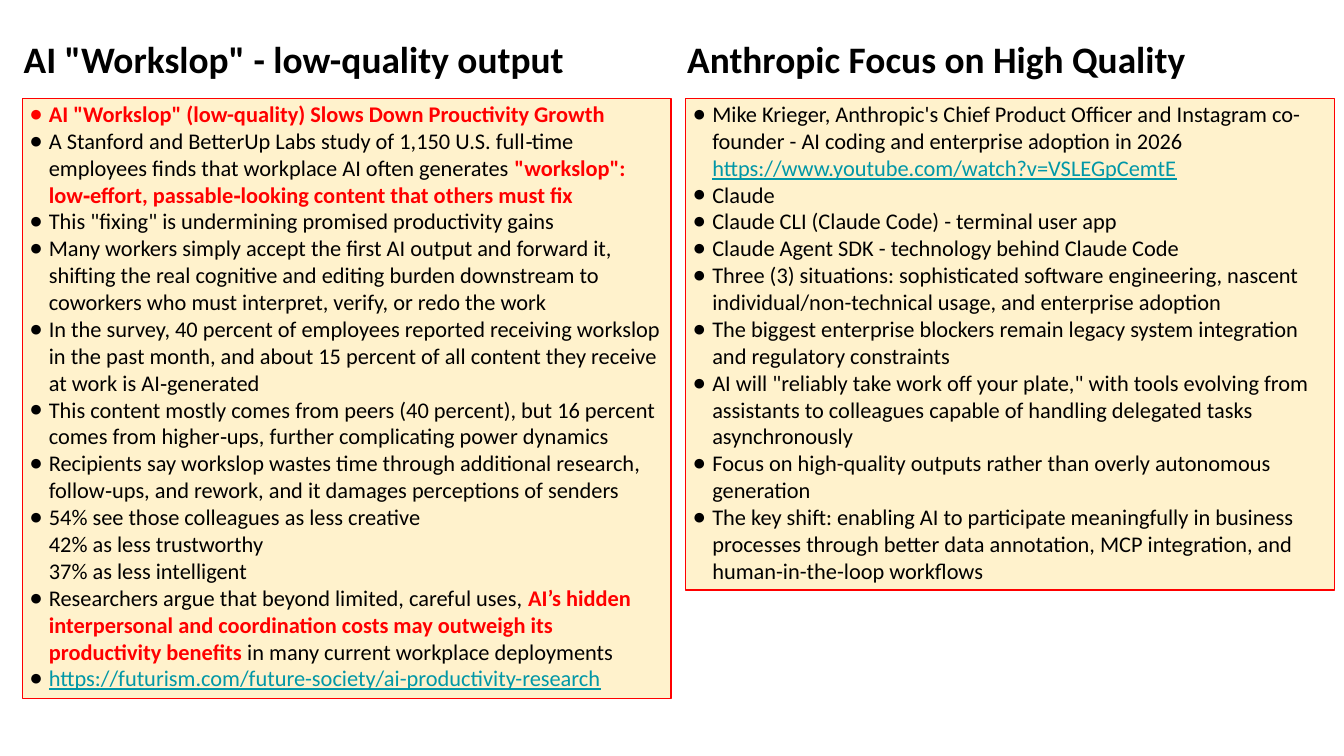
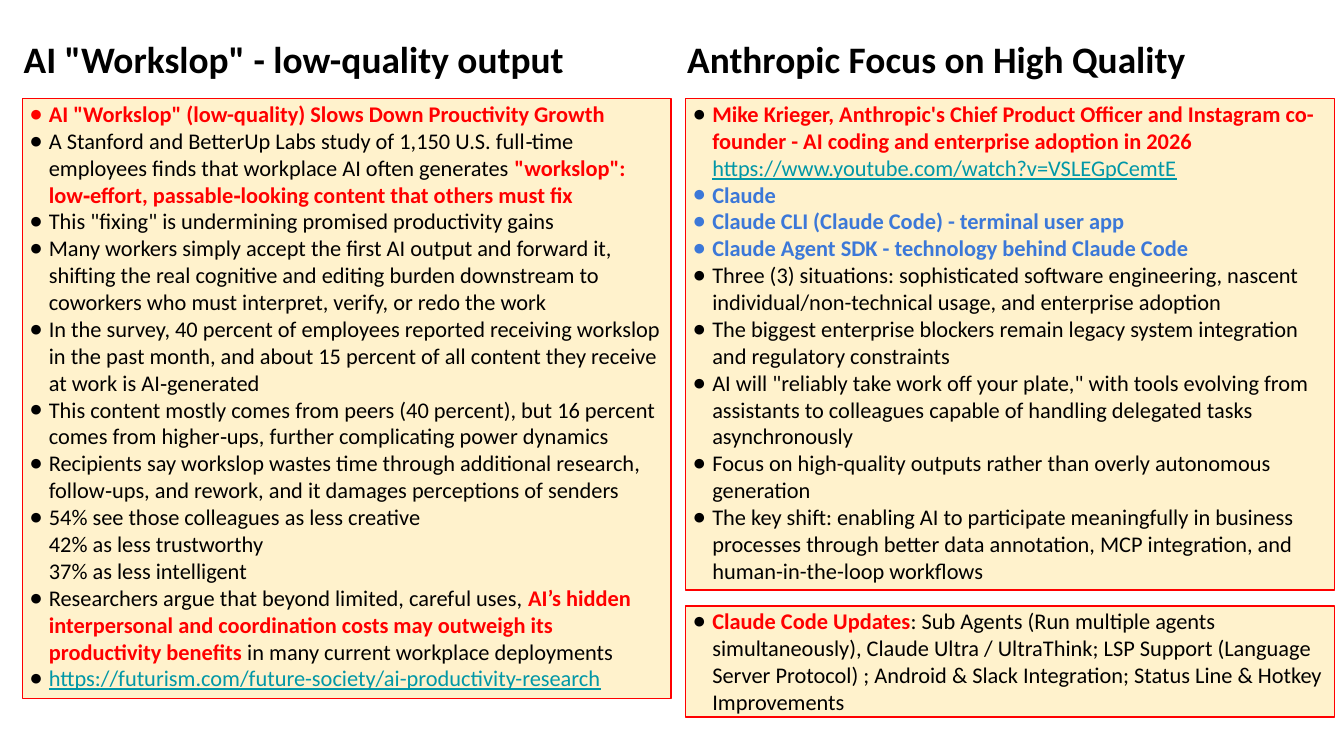
Before and after one commit to lselector/seminar, a slide deck: slide 14 of 2025/2025-12-26-AI-Updates.pptx (slide 13 before the commit). Drawn at 1344x756 pixels with LibreOffice and Linux fonts; fonts in the diff are those of the drawing. Boxes give left, top, right and bottom in pixels: in the first picture for what was removed or moved away, otherwise in the second. Text is boxed around its words. In the diff, an @@ line names an element or a change of style, - is before the commit and + after.

```diff
--- a/2025/2025-12-26-AI-Updates.pptx
+++ b/2025/2025-12-26-AI-Updates.pptx
@@ text in rectangle at (712, 106, 1314, 260): text colour #000000 to #FF0000 in "Mike Krieger, Anthropic's Chief Product Officer and ..."; bold on in "Mike Krieger, Anthropic's Chief Product Officer and ...", "Claude", "Claude CLI (Claude Code) - terminal user ...", "Claude Agent SDK - technology behind Claude ..."; text colour #000000 to #3C78D8 in "Claude", "Claude CLI (Claude Code) - terminal user ...", "Claude Agent SDK - technology behind Claude ..."; bullet colour #000000 to #3C78D8 @@
@@ rectangle added at (685, 606, 1335, 718), fill #FFF2CC, outline #FF0000 0.75 pt, 12 pt, text #000000 @@
+● Claude Code Updates: Sub Agents (Run multiple agents simultaneously), Claude Ultra / UltraThink; LSP Support (Language Server Protocol) ; Android & Slack Integration; Status Line & Hotkey Improvements
```
Also in this commit, not shown: 4 other slides changed, 1 slide added.
